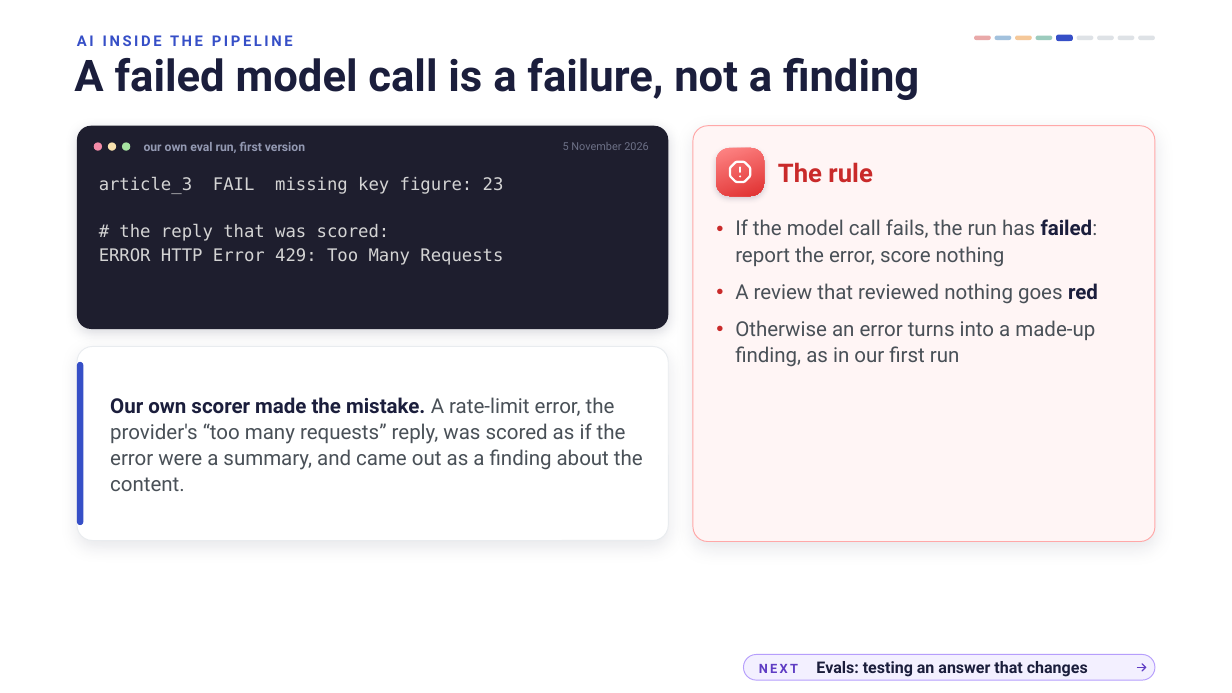
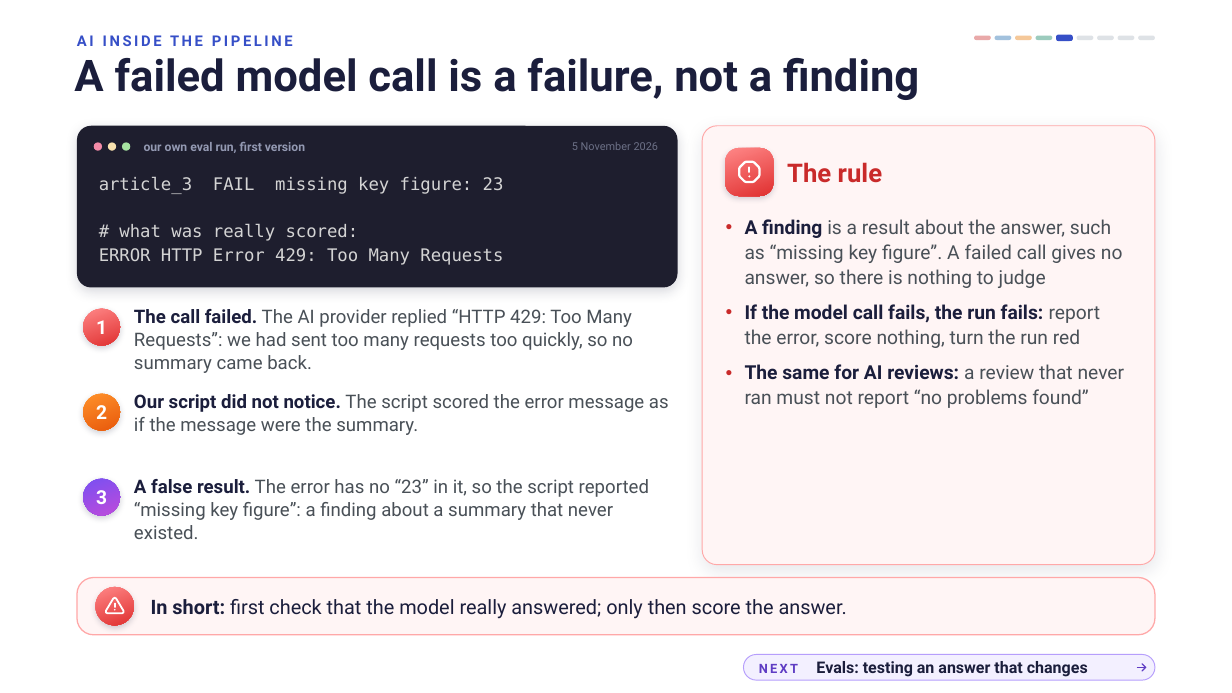
Before and after one commit to Lynch4360/ai-assisted-programming-module, a slide deck: slide 17 of lectures-and-labs/week10/cicd-lecture.pptx (slide 16 before the commit). Drawn at 1232x693 pixels with LibreOffice and Linux fonts; fonts in the diff are those of the drawing; background and template pictures are left out. Boxes give left, top, right and bottom in pixels: in the first picture for what was removed or moved away, otherwise in the second. Text is boxed around its words. In the diff, an @@ line names an element or a change of style, - is before the commit and + after.

Commit message:
chore: update course content from the module repo

```diff
--- a/lectures-and-labs/week10/cicd-lecture.pptx
+++ b/lectures-and-labs/week10/cicd-lecture.pptx
@@ rounded rectangle: place and size @@
-rounded rectangle at <box>77,126,668,329</box>
+rounded rectangle at <box>77,126,677,287</box>
@@ rounded rectangle at <box>77,126,677,287</box>: proportions changed @@
@@ text "5 November 2026": place and size @@
-text "5 November 2026" at <box>563,142,649,150</box>
+text "5 November 2026" at <box>572,142,659,150</box>
@@ rounded rectangle at <box>702,126,1155,565</box>: proportions changed @@
@@ rounded rectangle: place and size @@
-rounded rectangle at <box>693,126,1155,542</box>
+rounded rectangle at <box>702,126,1155,565</box>
@@ rounded rectangle: place and size @@
-rounded rectangle at <box>716,148,764,196</box>
+rounded rectangle at <box>726,148,774,196</box>
@@ text "The rule": place and size @@
-text "The rule" at <box>778,162,872,183</box>
+text "The rule" at <box>787,162,882,183</box>
@@ freeform shape: place and size @@
-freeform shape at <box>726,159,753,186</box>
+freeform shape at <box>736,159,762,186</box>
@@ text at <box>119,224,359,241</box>: text changed @@
-# the reply that was scored:
+# what was really scored:
@@ text at <box>745,219,1125,408</box>: text changed; size 16 to 15 pt @@
-● If the model call fails, the run has failed: report the error, score nothing
-● A review that reviewed nothing goes red
-● Otherwise an error turns into a made-up finding, as in our first run
+● A finding is a result about the answer, such as “missing key figure”. A failed call gives no answer, so there is nothing to judge
+● If the model call fails, the run fails: report the error, score nothing, turn the run red
+● The same for AI reviews: a review that never ran must not report “no problems found”
@@ ellipse added at <box>83,309,120,346</box>, fill gradient #FF8787 to #E03131, 15 pt, text #FFFFFF, bold @@
+1
@@ text added at <box>134,309,633,373</box>, 14.5 pt, text #495057 @@
+The call failed. The AI provider replied “HTTP 429: Too Many Requests”: we had sent too many requests too quickly, so no summary came back.
@@ rounded rectangle removed at <box>77,347,668,541</box> @@
@@ rounded rectangle removed at <box>77,362,83,526</box> @@
@@ ellipse added at <box>83,394,120,431</box>, fill gradient #FF922B to #E8590C, 15 pt, text #FFFFFF, bold @@
+2
@@ text at <box>134,394,669,435</box>: text changed; size 16 to 14.5 pt @@
-Our own scorer made the mistake. A rate-limit error, the provider's “too many requests” reply, was scored as if the error were a summary, and came out as a finding about the content.
+Our script did not notice. The script scored the error message as if the message were the summary.
@@ text "Our script did not notice. ..." at <box>134,394,669,435</box>: vertical alignment middle to top @@
@@ ellipse added at <box>83,479,120,516</box>, fill gradient #7950F2 to #BE4BDB, 15 pt, text #FFFFFF, bold @@
+3
@@ text added at <box>134,479,649,539</box>, 14.5 pt, text #495057 @@
+A false result. The error has no “23” in it, so the script reported “missing key figure”: a finding about a summary that never existed.
@@ rounded rectangle added at <box>77,578,1155,635</box>, fill #FFF5F5, outline #FFA8A8 1 pt @@
@@ ellipse added at <box>95,587,134,626</box>, fill gradient #FF8787 to #E03131 @@
@@ freeform shape added at <box>104,595,125,616</box>, outline #FFFFFF 1.4 pt @@
@@ text added at <box>151,599,847,619</box>, 15.5 pt, text #1B1E3C @@
+In short: first check that the model really answered; only then score the answer.
```
Also in this commit, not shown: 8 other slides changed, 7 slides added, 3 slides removed, 6 other files.
